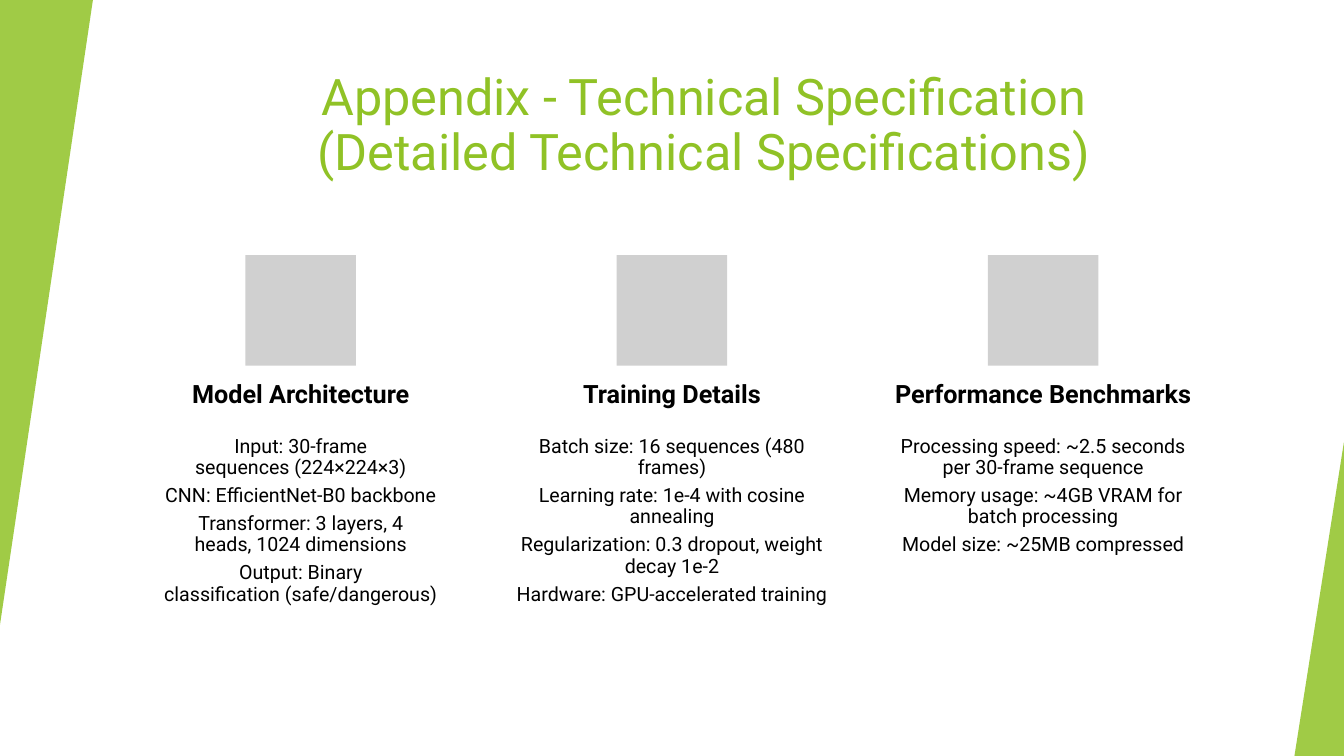
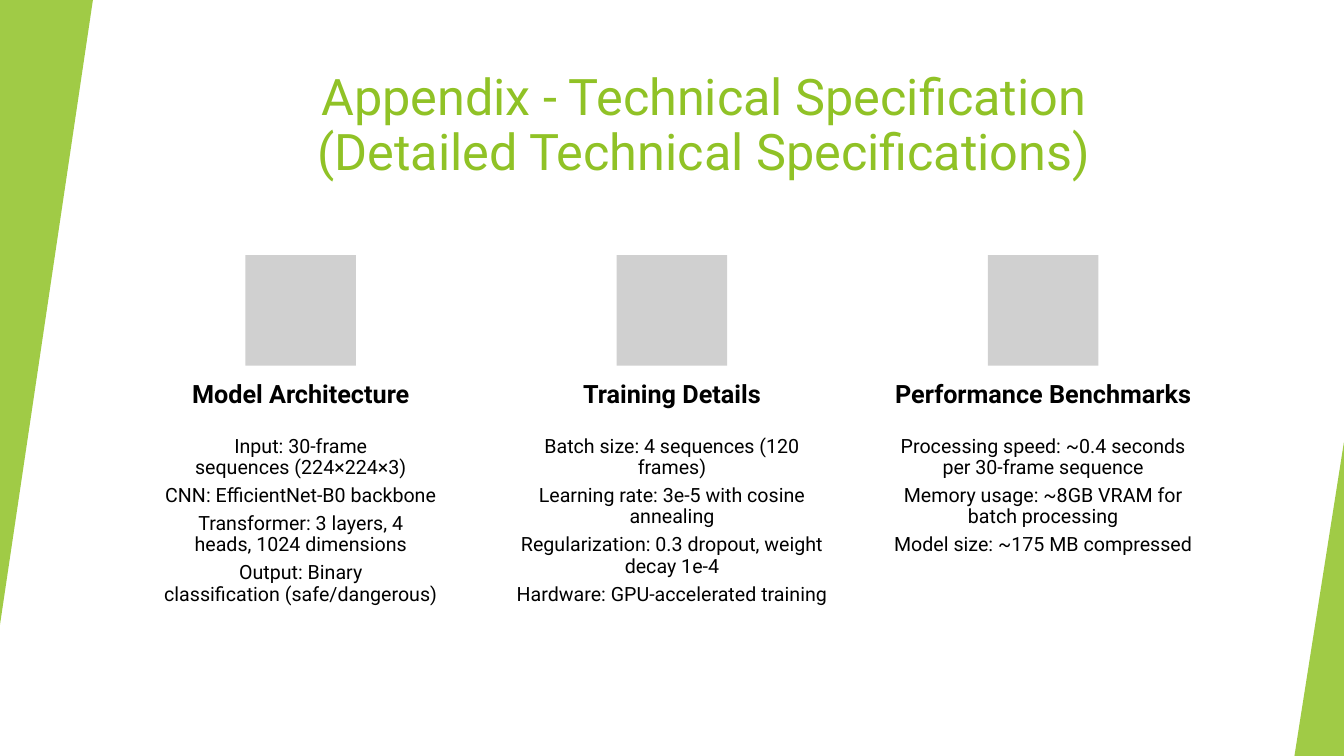
Before and after one commit to photoepilepsy/photoepilepsy.github.io, a slide deck: slide 18 of Presentation.pptx. Drawn at 1344x756 pixels with LibreOffice and Linux fonts; fonts in the diff are those of the drawing; grey boxes stand for pictures. Boxes give left, top, right and bottom in pixels: in the first picture for what was removed or moved away, otherwise in the second. Text is boxed around its words. In the diff, an @@ line names an element or a change of style, - is before the commit and + after.

```diff
--- a/Presentation.pptx
+++ b/Presentation.pptx
@@ text at (x1=521, y1=437, x2=822, y2=577): text changed @@
-Batch size: 16 sequences (480 frames)
-Learning rate: 1e-4 with cosine annealing
-Regularization: 0.3 dropout, weight decay 1e-2
+Batch size: 4 sequences (120 frames)
+Learning rate: 3e-5 with cosine annealing
+Regularization: 0.3 dropout, weight decay 1e-4
@@ text at (x1=894, y1=438, x2=1192, y2=555): text changed @@
-Processing speed: ~2.5 seconds per 30-frame sequence
-Memory usage: ~4GB VRAM for batch processing
-Model size: ~25MB compressed
+Processing speed: ~0.4 seconds per 30-frame sequence
+Memory usage: ~8GB VRAM for batch processing
+Model size: ~175 MB compressed
```
Also in this commit, not shown: 2 other slides changed.
